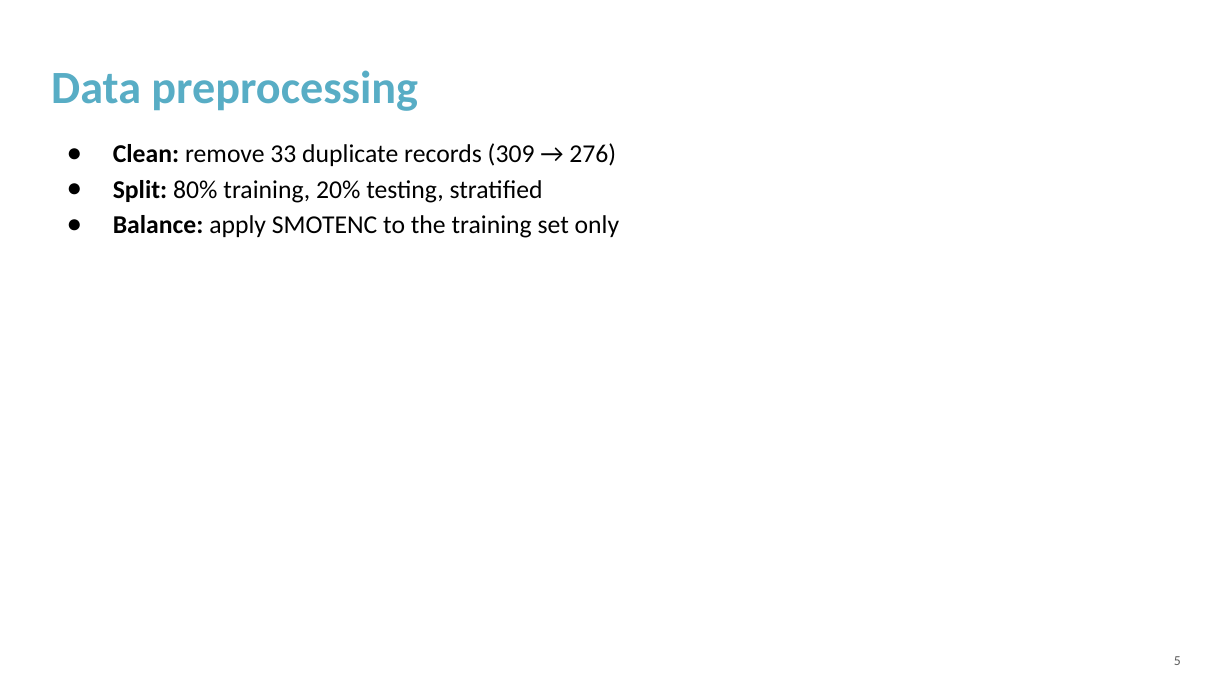
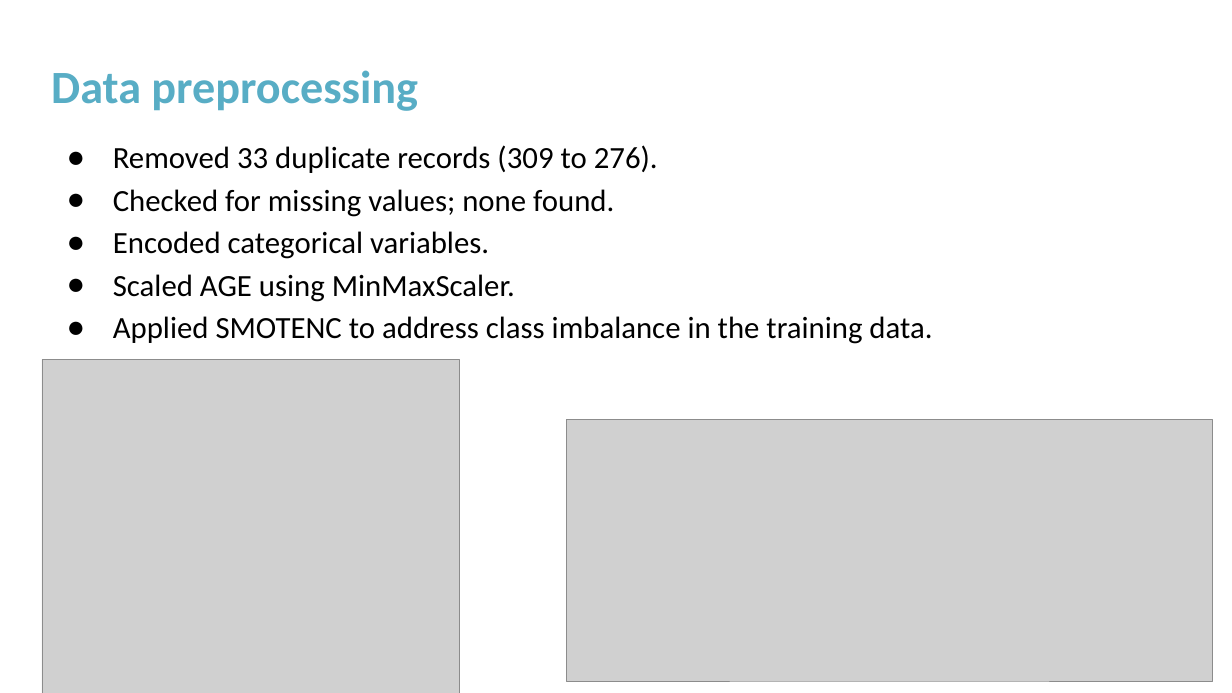
Before and after one commit to KWycliff/lung-cancer-classification, a slide deck: slide 5 of presentation_slides/Wycliff_Kaweesa_final_presentation.pptx. Drawn at 1232x693 pixels with LibreOffice and Linux fonts; fonts in the diff are those of the drawing; grey boxes stand for pictures; background and template pictures are left out. Boxes give left, top, right and bottom in pixels: in the first picture for what was removed or moved away, otherwise in the second. Text is boxed around its words. In the diff, an @@ line names an element or a change of style, - is before the commit and + after.

```diff
--- a/presentation_slides/Wycliff_Kaweesa_final_presentation.pptx
+++ b/presentation_slides/Wycliff_Kaweesa_final_presentation.pptx
@@ text at <box>113,145,932,344</box>: text changed; size 20 to 24 pt @@
-● Clean: remove 33 duplicate records (309 → 276)
-● Split: 80% training, 20% testing, stratified
-● Balance: apply SMOTENC to the training set only
+● Removed 33 duplicate records (309 to 276).
+● Checked for missing values; none found.
+● Encoded categorical variables.
+● Scaled AGE using MinMaxScaler.
+● Applied SMOTENC to address class imbalance in the training data.
@@ picture added at <box>42,360,459,693</box> @@
@@ picture added at <box>567,420,1213,681</box> @@
```
Also in this commit, not shown: 1 other slide changed, 5 slides added, 6 slides removed, 1 other file.
